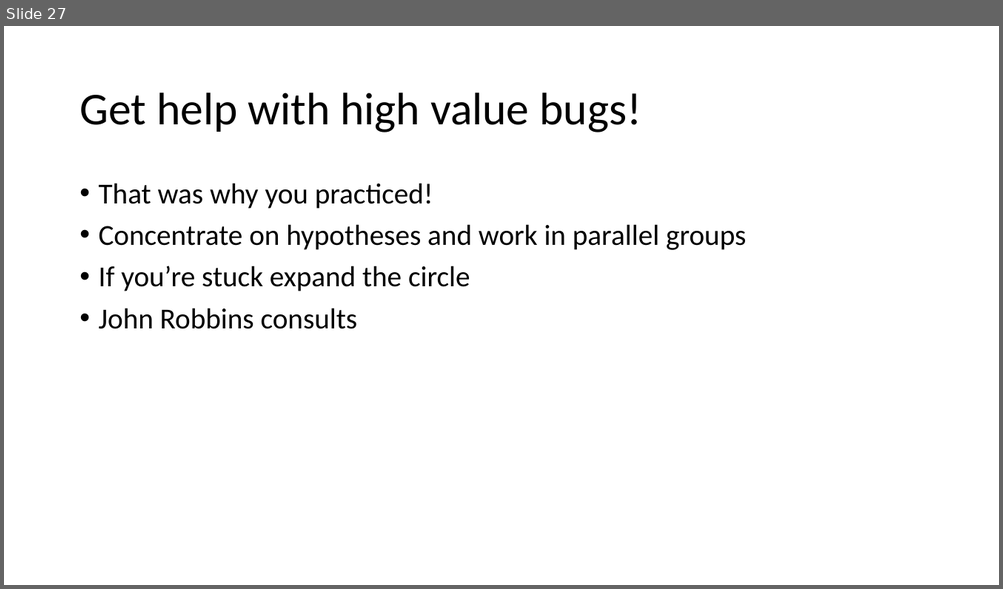
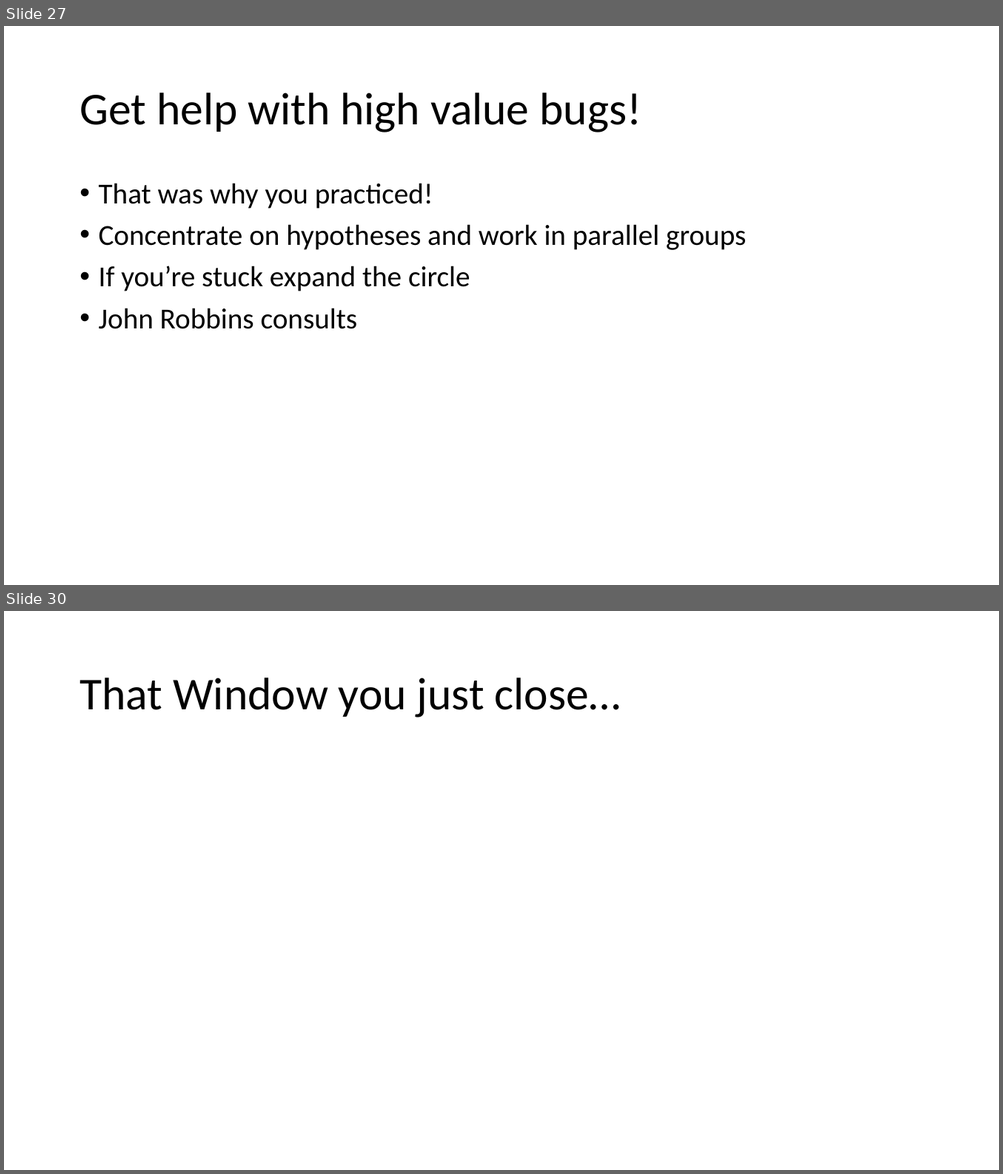
Before and after one commit to KathleenDollard/talks-debugging, a slide deck: Debugging.pptx. Shown one above the other, each under a label of ours: slide 27 before the commit, slides 27 and 30 after it; the slides between them are not shown. The pictures are 1003x589 and 1003x1174 pixels, drawn with LibreOffice and Linux fonts; fonts in the diff are those of the drawing. Boxes give left, top, right and bottom in pixels: in the first picture for what was removed or moved away, otherwise in the second. Text is boxed around its words. In the diff, an @@ line names an element or a change of style, - is before the commit and + after.

```diff
--- a/Debugging.pptx
+++ b/Debugging.pptx
@@ slide 30 added at <box>4,611,999,1170</box>, background #FFFFFF @@
@@ title added at <box>79,678,620,718</box>, 44 pt, text #000000 @@
+That Window you just close…
```
Also in this commit, not shown: 2 other slides added, 8 other files.
